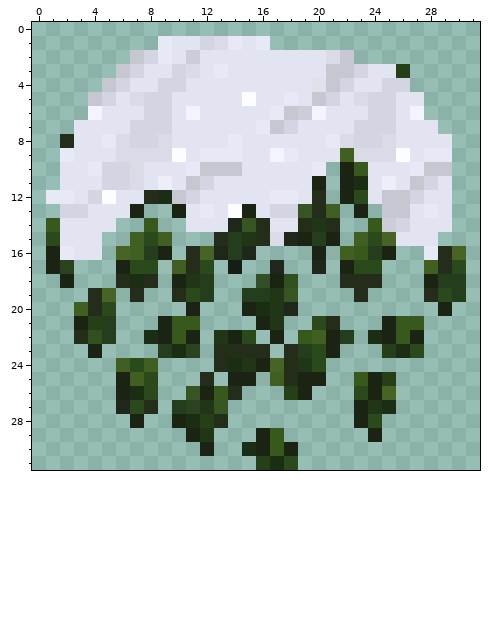
One commit to this pixel-art sprite: models/default_leaves_snow.png. The picture above is the old version.
The file is 32x32 pixels. Colours within 5 levels of each other are drawn and written as one.
Now the later version:
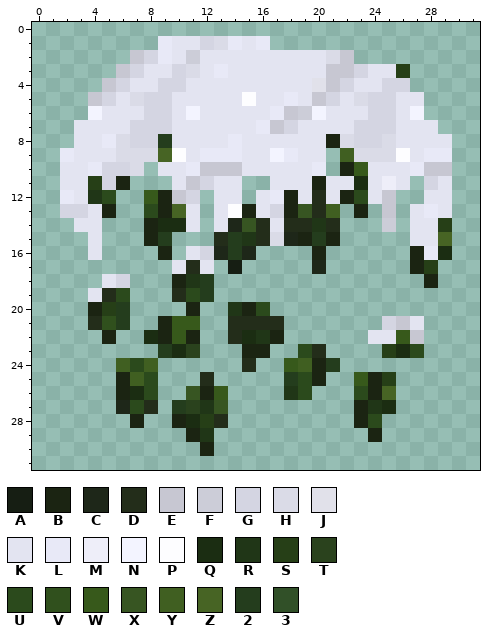
Palette (. is transparent): A #161e13  B #1b2412  C #1e2719  D #232d1a  E #c7c7d2  F #cccdd8  G #d4d5e2  H #dadbe7  J #e1e1ea  K #e3e4f1  L #e8e9f7  M #eeeef9  N #f3f4ff  P #fdfdff  Q #1b2d12  R #203617  S #263f17  T #2a421d  U #2b4a1c  V #30501d  W #37591b  X #375522  Y #405f21  Z #476424  2 #243d1d  3 #315028
Changes in this commit:
@@ x 0..31 @@
  7 ...KKKKGGGKKKKKKLEGKKKKGGGKKK...
- 8 ..DKKLHGGHKKKKLKKKKKKLHGGHKKKK..
- 9 ..LKKKHHHHPKLLLKKNLKKKYHHHPKLL..
-10 ..KKLGGHKKKLEEEKKKKKL.BWKKKLEE..
-11 ..KKKGGHKMKEGKKKKKKKB.BQKMKEGK..
-12 .LLKGPKKDQEGKKKKKLLKD.BUKEEGKK..
-13 ..GGKKKB..BKLKPBKGGXDY.B.EEKLK..
-14 .WKKKK..W..KKKCXDKKDRD..WFGKKK..
-15 .UKKK..YUY...D2RDHCB2B.YUZKKK...
-16 .BLKK.ZY2B.DZC2C....B.YW2B..LDZ.
-17 .BT...BUU.YDU.A..C..C.BUU...YDU.
-18 ..B...DQD.BR2...3BV...DDD...B22.
-19 ....DZ.D..DU2..22RX....D....DU2.
-20 ...YDU.....B...BQRC..........B..
-21 ...BS2...BWW....BR..UD...BWW....
-22 ...DV2..QBWB.RBU.B.WYB2.QBWB....
-23 ....B....2QT.DDDD.D2UB...SQU....
-24 ......YUY....DQRBZDRU...........
-25 ......BYU...D.BB.YDBB..WBS......
-26 ......BQU..XBWD...SB...UBZ......
+ 8 ...KKLHGG2KKKKLKKKKKKBHGGHKKKK..
+ 9 ..LKKKHHHZPKLLLKKNLKK.YHHHPKLL..
+10 ..KKLGGH.KKLEEEKKKKKL.BWKKKLEE..
+11 ..KKSGB...KEGKK..KKKBKKQKMK.GK..
+12 ..LKRU..WBEG.KK.KLBKDKBUKE..KK..
+13 ..GGKB..UBZK.KPBKGBXDY.B.E.KLK..
+14 ...KK...BQQK.KCXDKDDRD...F.KKS..
+15 ....K...B2...D2RDHCB2B.....KKZ..
+16 ....K....B.KGC2C....B......BLQ..
+17 ..........KDK.A.....C......BS...
+18 .....KG...BR2...............B...
+19 ....KDU...DU2...................
+20 ....BS2....B..RBU...............
+21 ....DV2..BWW..DDDD.......GEK....
+22 .....B..QBWB..DQRB......KKWE....
+23 .........2QT...BB..UD....SQU....
+24 ......YUY......D..WYB2..........
+25 ......BYU...D.....2UB..WBS......
+26 ......BQU..XBW....RU...UBZ......
 27 ......CUD.2TRX.........BRQ......
 28 .......B..BQSD.........BU.......
-29 ...........BR...BW......B.......
-30 ............B..QBWB.............
-31 ................SQU.............
+29 ...........BR...........B.......
+30 ............B...................
+31 ................................
Pixel boxes of the changes (left, top, right, bottom) in both pictures:
changed: (46, 134, 466, 470)
